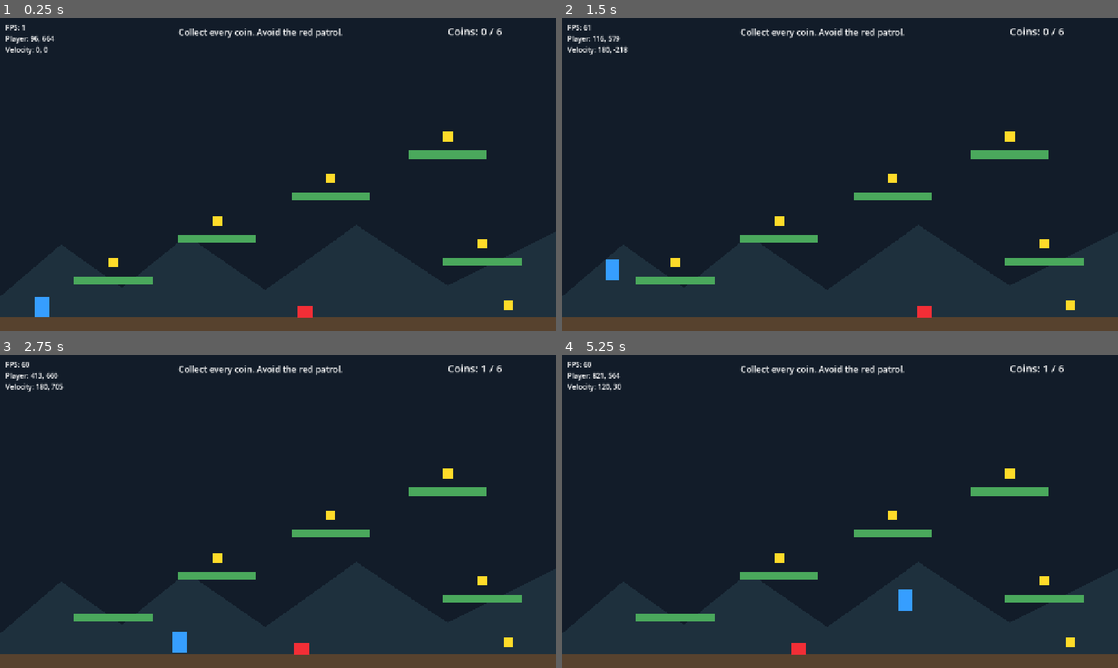
Above: before the commit, frames 1-4 (two rows, left to right).
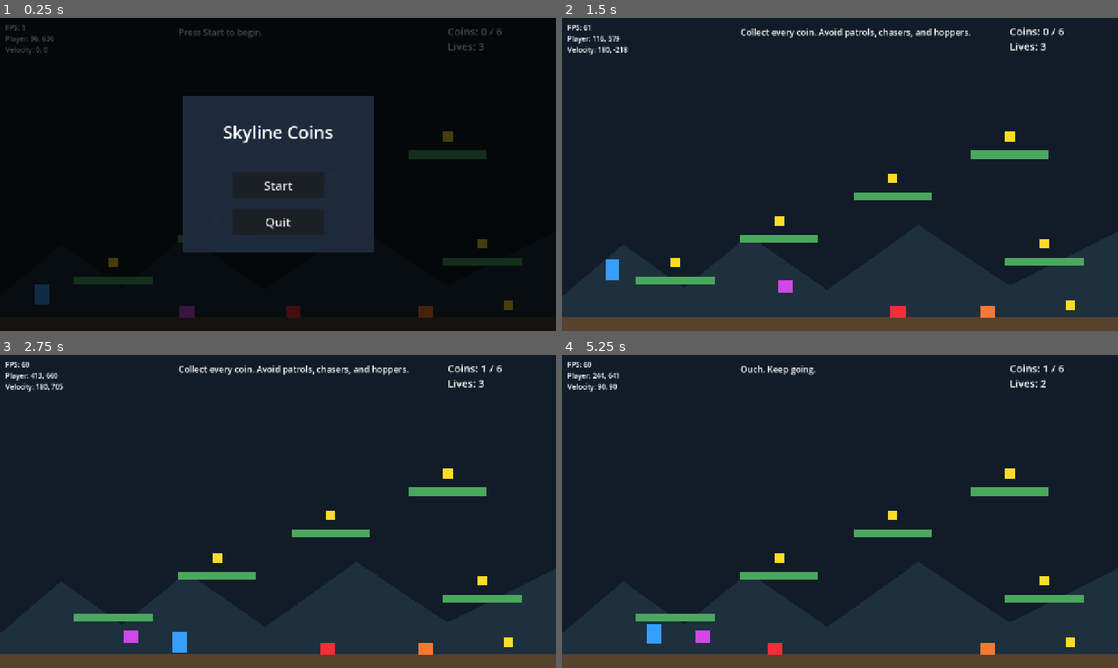
Above: after the commit, the same moments.

Repository: 4rvnd/gotot-starter
Game: Godot game, scene res://scenes/main.tscn
Same seed, same stepped clock (60 frames per second), same inputs: the game is played once before the commit and once after it.
Inputs (mouse positions are in pixels of both pictures, inside the frame that each line leads up to):
- Up to frame 1 (0.25 s): no input
- Up to frame 2 (1.5 s): click (840, 183) at 0.5 s, where only the run after the commit has a clickable "Start"; tap Enter (ui_accept) at 1.25 s; hold Right (ui_right) from 1.28 s (still down); tap Space (ui_select) at 1.35 s
- Up to frame 3 (2.75 s): keep holding Right (ui_right); tap Enter (ui_accept) at 1.52, 1.55, 1.82, 2.1, 2.27, 2.57 s; tap Space (ui_select) at 2.3 s
- Up to frame 4 (5.25 s): release Right (ui_right) at 2.78 s; hold Left (ui_left) 2.78-3.53 s; tap Space (ui_select) at 2.85, 3.6, 5.1 s; tap Enter (ui_accept) at 3.05, 3.77, 4.07, 4.35, 4.52, 4.82 s; hold Right (ui_right) 3.53-5.03 s; hold Left (ui_left) from 5.03 s (still down)

The runs differ from the first frame. In frame 1, 84% of the frame differs, in the area x 0-100%, y 0-100%; in frame 2, 0.8%; in frame 3, 0.8%; in frame 4, 1.4%.

Commit message:
Add menu, lives, game-over retry, and victory flow

Diff:
--- a/scenes/main.tscn
+++ b/scenes/main.tscn
@@ -1,10 +1,12 @@
-[gd_scene load_steps=11 format=3 uid="uid://skyline_coins_main"]
+[gd_scene load_steps=13 format=3 uid="uid://skyline_coins_main"]
 
 [ext_resource type="Script" path="res://scripts/main.gd" id="1_main"]
 [ext_resource type="Script" path="res://scripts/player.gd" id="2_player"]
 [ext_resource type="Script" path="res://scripts/coin.gd" id="3_coin"]
 [ext_resource type="Script" path="res://scripts/patrol_enemy.gd" id="4_enemy"]
 [ext_resource type="Script" path="res://scripts/debug_overlay.gd" id="5_debug"]
+[ext_resource type="Script" path="res://scripts/chaser_enemy.gd" id="6_enemy"]
+[ext_resource type="Script" path="res://scripts/hopper_enemy.gd" id="7_enemy"]
 
 [sub_resource type="RectangleShape2D" id="RectangleShape2D_player"]
 size = Vector2(32, 48)
@@ -225,6 +227,42 @@
 color = Color(0.95, 0.18, 0.21, 1)
 
 [node name="CollisionShape2D" type="CollisionShape2D" parent="World/PatrolEnemy"]
+shape = SubResource("RectangleShape2D_enemy")
+
+[node name="ChaserEnemy" type="Area2D" parent="World" groups=["hazards"]]
+position = Vector2(980, 676)
+script = ExtResource("6_enemy")
+player_path = NodePath("../Player")
+speed = 135.0
+aggro_range = 240.0
+return_speed = 85.0
+
+[node name="Sprite" type="ColorRect" parent="World/ChaserEnemy"]
+offset_left = -17.0
+offset_top = -14.0
+offset_right = 17.0
+offset_bottom = 14.0
+color = Color(0.98, 0.47, 0.2, 1)
+
+[node name="CollisionShape2D" type="CollisionShape2D" parent="World/ChaserEnemy"]
+shape = SubResource("RectangleShape2D_enemy")
+
+[node name="HopperEnemy" type="Area2D" parent="World" groups=["hazards"]]
+position = Vector2(430, 676)
+script = ExtResource("7_enemy")
+hop_height = 66.0
+hop_speed = 1.8
+drift_frequency = 0.35
+drift_range = 95.0
+
+[node name="Sprite" type="ColorRect" parent="World/HopperEnemy"]
+offset_left = -17.0
+offset_top = -14.0
+offset_right = 17.0
+offset_bottom = 14.0
+color = Color(0.82, 0.28, 0.91, 1)
+
+[node name="CollisionShape2D" type="CollisionShape2D" parent="World/HopperEnemy"]
 shape = SubResource("RectangleShape2D_enemy")
 
 [node name="HUD" type="CanvasLayer" parent="."]
@@ -246,10 +284,93 @@
 theme_override_font_sizes/font_size = 24
 text = "Coins: 0 / 6"
 
+[node name="LivesLabel" type="Label" parent="HUD"]
+offset_left = 1030.0
+offset_top = 46.0
+offset_right = 1260.0
+offset_bottom = 78.0
+theme_override_font_sizes/font_size = 24
+text = "Lives: 3"
+
 [node name="MessageLabel" type="Label" parent="HUD"]
 offset_left = 410.0
 offset_top = 18.0
 offset_right = 890.0
 offset_bottom = 52.0
 theme_override_font_sizes/font_size = 20
-text = "Collect every coin. Avoid the red patrol."
+text = "Press Start to begin."
+
+[node name="GameOverPanel" type="ColorRect" parent="HUD"]
+visible = false
+offset_left = 390.0
+offset_top = 170.0
+offset_right = 900.0
+offset_bottom = 530.0
+color = Color(0.24, 0.05, 0.08, 0.94)
+
+[node name="TitleLabel" type="Label" parent="HUD/GameOverPanel"]
+offset_left = 145.0
+offset_top = 52.0
+offset_right = 366.0
+offset_bottom = 110.0
+theme_override_font_sizes/font_size = 40
+horizontal_alignment = 1
+text = "Game Over"
+
+[node name="RetryButton" type="Button" parent="HUD/GameOverPanel"]
+offset_left = 150.0
+offset_top = 186.0
+offset_right = 360.0
+offset_bottom = 247.0
+theme_override_font_sizes/font_size = 28
+text = "Retry"
+
+[node name="QuitButton" type="Button" parent="HUD/GameOverPanel"]
+offset_left = 150.0
+offset_top = 267.0
+offset_right = 360.0
+offset_bottom = 328.0
+theme_override_font_sizes/font_size = 28
+text = "Quit"
+
+[node name="VictoryPanel" type="ColorRect" parent="HUD"]
+visible = false
+offset_left = 390.0
+offset_top = 170.0
+offset_right = 900.0
+offset_bottom = 530.0
+color = Color(0.05, 0.23, 0.14, 0.94)
+
+[node name="TitleLabel" type="Label" parent="HUD/VictoryPanel"]
+offset_left = 150.0
+offset_top = 52.0
+offset_right = 360.0
+offset_bottom = 110.0
+theme_override_font_sizes/font_size = 40
+horizontal_alignment = 1
+text = "Victory"
+
+[node name="SummaryLabel" type="Label" parent="HUD/VictoryPanel"]
+offset_left = 84.0
+offset_top = 124.0
+offset_right = 425.0
+offset_bottom = 165.0
+theme_override_font_sizes/font_size = 24
+horizontal_alignment = 1
+text = "All coins collected!"
+
+[node name="PlayAgainButton" type="Button" parent="HUD/VictoryPanel"]
+offset_left = 150.0
+offset_top = 206.0
+offset_right = 360.0
+offset_bottom = 267.0
+theme_override_font_sizes/font_size = 28
+text = "Play Again"
+
+[node name="QuitButton" type="Button" parent="HUD/VictoryPanel"]
+offset_left = 150.0
+offset_top = 286.0
+offset_right = 360.0
+offset_bottom = 347.0
+theme_override_font_sizes/font_size = 28
+text = "Quit"
--- /dev/null
+++ b/scenes/main_menu.tscn
@@ -0,0 +1,43 @@
+[gd_scene load_steps=2 format=3 uid="uid://c7obdbx0v7okm"]
+
+[ext_resource type="Script" path="res://scripts/main_menu.gd" id="1_menu"]
+
+[node name="MainMenu" type="CanvasLayer"]
+script = ExtResource("1_menu")
+
+[node name="Overlay" type="ColorRect" parent="."]
+offset_right = 1280.0
+offset_bottom = 720.0
+color = Color(0, 0, 0, 0.72)
+
+[node name="Panel" type="ColorRect" parent="Overlay"]
+offset_left = 420.0
+offset_top = 180.0
+offset_right = 860.0
+offset_bottom = 540.0
+color = Color(0.12, 0.17, 0.24, 0.96)
+
+[node name="TitleLabel" type="Label" parent="Overlay/Panel"]
+offset_left = 74.0
+offset_top = 54.0
+offset_right = 366.0
+offset_bottom = 111.0
+theme_override_font_sizes/font_size = 40
+horizontal_alignment = 1
+text = "Skyline Coins"
+
+[node name="StartButton" type="Button" parent="Overlay/Panel"]
+offset_left = 114.0
+offset_top = 174.0
+offset_right = 326.0
+offset_bottom = 234.0
+theme_override_font_sizes/font_size = 28
+text = "Start"
+
+[node name="QuitButton" type="Button" parent="Overlay/Panel"]
+offset_left = 114.0
+offset_top = 258.0
+offset_right = 326.0
+offset_bottom = 318.0
+theme_override_font_sizes/font_size = 28
+text = "Quit"
--- /dev/null
+++ b/scripts/chaser_enemy.gd
@@ -0,0 +1,42 @@
+extends Area2D
+
+@export var player_path: NodePath
+@export var speed: float = 120.0
+@export var aggro_range: float = 210.0
+@export var return_speed: float = 90.0
+
+var home_position: Vector2
+
+@onready var sprite: ColorRect = $Sprite
+@onready var player: CharacterBody2D = get_node_or_null(player_path)
+
+
+func _ready() -> void:
+	home_position = global_position
+	body_entered.connect(_on_body_entered)
+
+
+func _physics_process(delta: float) -> void:
+	if player == null:
+		return
+
+	var to_player: Vector2 = player.global_position - global_position
+	var chase_player: bool = to_player.length() <= aggro_range
+	var desired_velocity: Vector2 = Vector2.ZERO
+
+	if chase_player and not to_player.is_zero_approx():
+		desired_velocity = to_player.normalized() * speed
+	else:
+		var to_home: Vector2 = home_position - global_position
+		if not to_home.is_zero_approx():
+			desired_velocity = to_home.normalized() * return_speed
+
+	global_position += desired_velocity * delta
+
+	if not is_zero_approx(desired_velocity.x):
+		sprite.scale.x = sign(desired_velocity.x)
+
+
+func _on_body_entered(body: Node) -> void:
+	if body.has_method("respawn"):
+		body.call("respawn", "enemy")
--- a/scripts/debug_overlay.gd
+++ b/scripts/debug_overlay.gd
@@ -12,11 +12,17 @@
 	text = "FPS: %d" % Engine.get_frames_per_second()
 
 	if player != null:
-		text += "\nPlayer: %.0f, %.0f" % [
-			player.global_position.x,
-			player.global_position.y,
-		]
-		text += "\nVelocity: %.0f, %.0f" % [
-			player.velocity.x,
-			player.velocity.y,
-		]
+		text += (
+			"\nPlayer: %.0f, %.0f"
+			% [
+				player.global_position.x,
+				player.global_position.y,
+			]
+		)
+		text += (
+			"\nVelocity: %.0f, %.0f"
+			% [
+				player.velocity.x,
+				player.velocity.y,
+			]
+		)
--- /dev/null
+++ b/scripts/hopper_enemy.gd
@@ -0,0 +1,31 @@
+extends Area2D
+
+@export var hop_height: float = 54.0
+@export var hop_speed: float = 2.2
+@export var drift_frequency: float = 0.45
+@export var drift_range: float = 120.0
+
+var base_position: Vector2
+var elapsed: float = 0.0
+
+@onready var sprite: ColorRect = $Sprite
+
+
+func _ready() -> void:
+	base_position = global_position
+	body_entered.connect(_on_body_entered)
+
+
+func _physics_process(delta: float) -> void:
+	elapsed += delta
+	var hop_phase: float = sin(elapsed * TAU * hop_speed)
+	var drift_phase: float = sin(elapsed * TAU * drift_frequency)
+	global_position = (
+		base_position + Vector2(drift_phase * drift_range, -abs(hop_phase) * hop_height)
+	)
+	sprite.scale.x = -1.0 if drift_phase < 0.0 else 1.0
+
+
+func _on_body_entered(body: Node) -> void:
+	if body.has_method("respawn"):
+		body.call("respawn", "enemy")
--- a/scripts/main.gd
+++ b/scripts/main.gd
@@ -1,14 +1,26 @@
 extends Node2D
 
 const BURST_PIECES: int = 10
+const STARTING_LIVES: int = 3
+const MAIN_MENU_SCENE: PackedScene = preload("res://scenes/main_menu.tscn")
 
 var score: int = 0
 var total_coins: int = 0
+var lives: int = STARTING_LIVES
+var game_active: bool = false
+var menu_layer: CanvasLayer
 
 @onready var world: Node2D = $World
 @onready var player: CharacterBody2D = $World/Player
 @onready var score_label: Label = $HUD/ScoreLabel
+@onready var lives_label: Label = $HUD/LivesLabel
 @onready var message_label: Label = $HUD/MessageLabel
+@onready var game_over_panel: ColorRect = $HUD/GameOverPanel
+@onready var retry_button: Button = $HUD/GameOverPanel/RetryButton
+@onready var game_over_quit_button: Button = $HUD/GameOverPanel/QuitButton
+@onready var victory_panel: ColorRect = $HUD/VictoryPanel
+@onready var victory_retry_button: Button = $HUD/VictoryPanel/PlayAgainButton
+@onready var victory_quit_button: Button = $HUD/VictoryPanel/QuitButton
 
 
 func _ready() -> void:
@@ -18,6 +30,17 @@
 	if player.has_signal("respawned"):
 		player.connect("respawned", Callable(self, "_on_player_respawned"))
 
+	retry_button.pressed.connect(_on_retry_pressed)
+	game_over_quit_button.pressed.connect(_on_quit_pressed)
+	victory_retry_button.pressed.connect(_on_retry_pressed)
+	victory_quit_button.pressed.connect(_on_quit_pressed)
+
+	_connect_coin_signals()
+	_reset_run_state()
+	_show_main_menu()
+
+
+func _connect_coin_signals() -> void:
 	var coins: Array = get_tree().get_nodes_in_group("coins")
 	total_coins = coins.size()
 
@@ -25,36 +48,107 @@
 		if coin.has_signal("collected"):
 			coin.connect("collected", Callable(self, "_on_coin_collected"))
 
+
+func _reset_run_state() -> void:
+	score = 0
+	lives = STARTING_LIVES
+	game_over_panel.visible = false
+	victory_panel.visible = false
 	_update_score_label()
-	message_label.text = "Collect every coin. Avoid the red patrol."
+	_update_lives_label()
+	message_label.text = "Press Start to begin."
+
+
+func _show_main_menu() -> void:
+	menu_layer = MAIN_MENU_SCENE.instantiate() as CanvasLayer
+	add_child(menu_layer)
+	menu_layer.start_pressed.connect(_on_menu_start_pressed)
+	menu_layer.quit_pressed.connect(_on_quit_pressed)
+	_set_gameplay_active(false)
+
+
+func _set_gameplay_active(next_active: bool) -> void:
+	game_active = next_active
+	player.set_physics_process(next_active)
+
+	for hazard in get_tree().get_nodes_in_group("hazards"):
+		hazard.set_physics_process(next_active)
+
+
+func _on_menu_start_pressed() -> void:
+	message_label.text = "Collect every coin. Avoid patrols, chasers, and hoppers."
+	_set_gameplay_active(true)
+	menu_layer.queue_free()
 
 
 func _on_coin_collected(value: int, world_position: Vector2) -> void:
+	if not game_active:
+		return
+
 	score += value
 	_update_score_label()
 	_spawn_coin_burst(world_position)
 
 	if score >= total_coins:
-		message_label.text = "All coins collected. Nice run."
+		_show_victory()
 
 
-func _on_player_respawned() -> void:
-	message_label.text = "Careful. The red patrol sends you back."
+func _on_player_respawned(cause: String) -> void:
+	if not game_active:
+		return
+
+	if cause != "enemy":
+		message_label.text = "Watch your step."
+		return
+
+	lives -= 1
+	_update_lives_label()
+
+	if lives <= 0:
+		_show_game_over()
+	else:
+		message_label.text = "Ouch. Keep going."
+
+
+func _show_game_over() -> void:
+	_set_gameplay_active(false)
+	game_over_panel.visible = true
+	message_label.text = "Game over."
+
+
+func _show_victory() -> void:
+	_set_gameplay_active(false)
+	victory_panel.visible = true
+	message_label.text = "Victory! You collected every coin."
+
+
+func _on_retry_pressed() -> void:
+	get_tree().reload_current_scene()
+
+
+func _on_quit_pressed() -> void:
+	get_tree().quit()
 
 
 func _update_score_label() -> void:
 	score_label.text = "Coins: %d / %d" % [score, total_coins]
 
 
+func _update_lives_label() -> void:
+	lives_label.text = "Lives: %d" % lives
+
+
 func _spawn_coin_burst(world_position: Vector2) -> void:
 	for index in range(BURST_PIECES):
 		var piece := Polygon2D.new()
 		var size: float = 4.0 + float(index % 3)
-		piece.polygon = PackedVector2Array([
-			Vector2(-size, -size),
-			Vector2(size, 0.0),
-			Vector2(-size, size),
-		])
+		piece.polygon = PackedVector2Array(
+			[
+				Vector2(-size, -size),
+				Vector2(size, 0.0),
+				Vector2(-size, size),
+			]
+		)
 		piece.color = Color(1.0, 0.86, 0.22, 1.0)
 		piece.position = world_position
 		piece.z_index = 20
@@ -65,6 +159,11 @@
 		var target_position: Vector2 = world_position + Vector2.RIGHT.rotated(angle) * distance
 		var tween := create_tween()
 		tween.set_parallel(true)
-		tween.tween_property(piece, "position", target_position, 0.38).set_trans(Tween.TRANS_QUAD).set_ease(Tween.EASE_OUT)
+		(
+			tween
+			. tween_property(piece, "position", target_position, 0.38)
+			. set_trans(Tween.TRANS_QUAD)
+			. set_ease(Tween.EASE_OUT)
+		)
 		tween.tween_property(piece, "modulate:a", 0.0, 0.38)
 		tween.chain().tween_callback(Callable(piece, "queue_free"))
--- /dev/null
+++ b/scripts/main_menu.gd
@@ -0,0 +1,20 @@
+extends CanvasLayer
+
+signal start_pressed
+signal quit_pressed
+
+@onready var start_button: Button = $Overlay/Panel/StartButton
+@onready var quit_button: Button = $Overlay/Panel/QuitButton
+
+
+func _ready() -> void:
+	start_button.pressed.connect(_on_start_button_pressed)
+	quit_button.pressed.connect(_on_quit_button_pressed)
+
+
+func _on_start_button_pressed() -> void:
+	start_pressed.emit()
+
+
+func _on_quit_button_pressed() -> void:
+	quit_pressed.emit()
--- a/scripts/patrol_enemy.gd
+++ b/scripts/patrol_enemy.gd
@@ -29,4 +29,4 @@
 
 func _on_body_entered(body: Node) -> void:
 	if body.has_method("respawn"):
-		body.call("respawn")
+		body.call("respawn", "enemy")
--- a/scripts/player.gd
+++ b/scripts/player.gd
@@ -1,6 +1,6 @@
 extends CharacterBody2D
 
-signal respawned
+signal respawned(cause: String)
 
 const SPEED: float = 300.0
 const ACCELERATION: float = 1800.0
@@ -42,28 +42,30 @@
 		sprite.scale.x = sign(direction)
 
 	if global_position.y > FALL_LIMIT_Y:
-		respawn()
+		respawn("fall")
 
 	if Engine.get_frames_drawn() % 90 == 0:
-		print("Player pos: %s | on_floor: %s | velocity: %s" % [
-			global_position,
-			is_on_floor(),
-			velocity,
-		])
+		print(
+			(
+				"Player pos: %s | on_floor: %s | velocity: %s"
+				% [
+					global_position,
+					is_on_floor(),
+					velocity,
+				]
+			)
+		)
 
 
 func set_spawn_position(next_spawn_position: Vector2) -> void:
 	spawn_position = next_spawn_position
 
 
-func respawn() -> void:
+func respawn(cause: String = "enemy") -> void:
 	global_position = spawn_position
 	velocity = Vector2.ZERO
-	respawned.emit()
+	respawned.emit(cause)
 
 
 func _jump_pressed() -> bool:
-	return (
-		Input.is_action_just_pressed("ui_accept")
-		or Input.is_action_just_pressed("ui_select")
-	)
+	return Input.is_action_just_pressed("ui_accept") or Input.is_action_just_pressed("ui_select")
Not shown, changed: tools/validate.sh
Not shown, changed: tools/visual_smoke.sh
